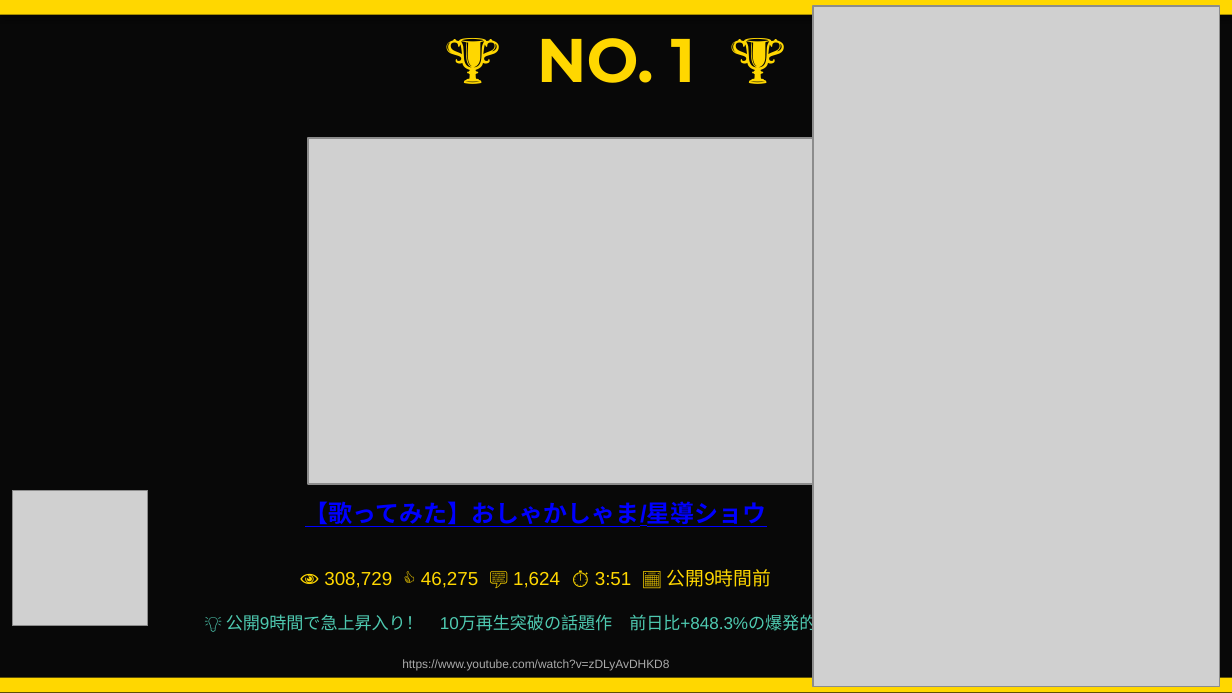
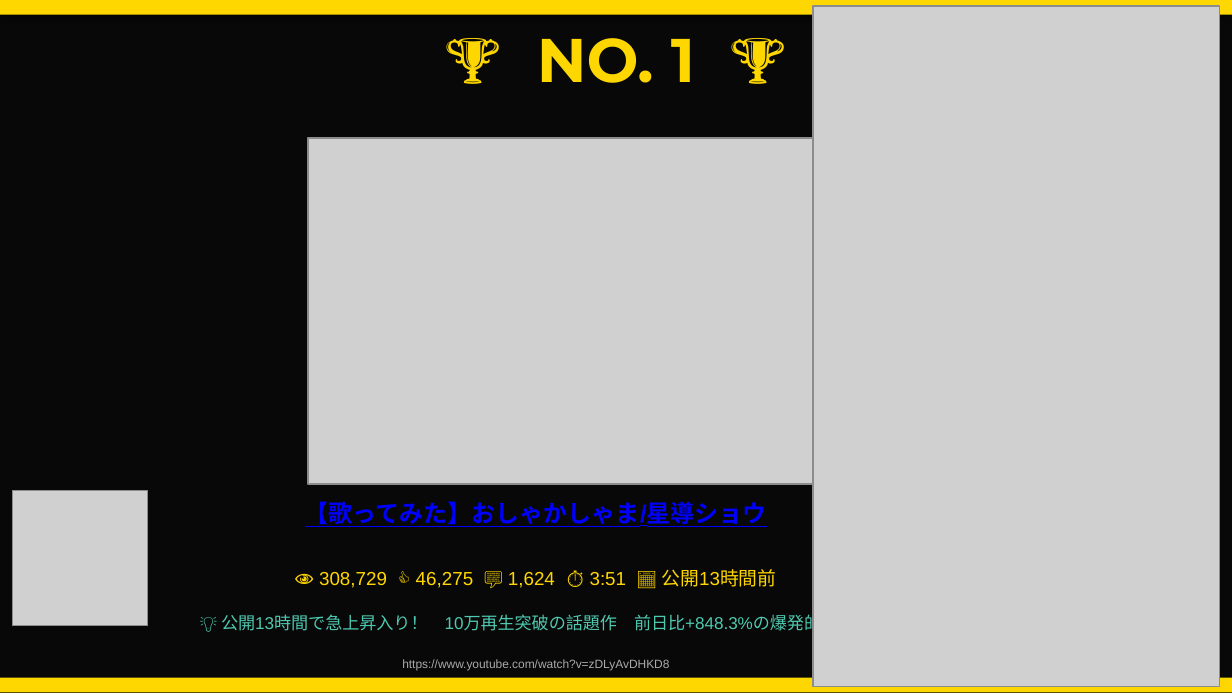
Before and after one commit to asaneasaburo0910-hub/youtube-crawler, a slide deck: slide 11 of youtube_ranking_20260614.pptx. Drawn at 1232x693 pixels with LibreOffice and Linux fonts; fonts in the diff are those of the drawing; grey boxes stand for pictures. Boxes give left, top, right and bottom in pixels: in the first picture for what was removed or moved away, otherwise in the second. Text is boxed around its words. In the diff, an @@ line names an element or a change of style, - is before the commit and + after.

```diff
--- a/youtube_ranking_20260614.pptx
+++ b/youtube_ranking_20260614.pptx
@@ text at [319, 569, 776, 588]: text changed @@
-👁 308,729 👍 46,275 💬 1,624 ⏱ 3:51 📅 公開9時間前
+👁 308,729 👍 46,275 💬 1,624 ⏱ 3:51 📅 公開13時間前
@@ text at [221, 611, 872, 634]: text changed @@
-💡 公開9時間で急上昇入り！ 10万再生突破の話題作 前日比+848.3%の爆発的な伸び
+💡 公開13時間で急上昇入り！ 10万再生突破の話題作 前日比+848.3%の爆発的な伸び
```
Also in this commit, not shown: 9 other slides changed, 3 other files.
